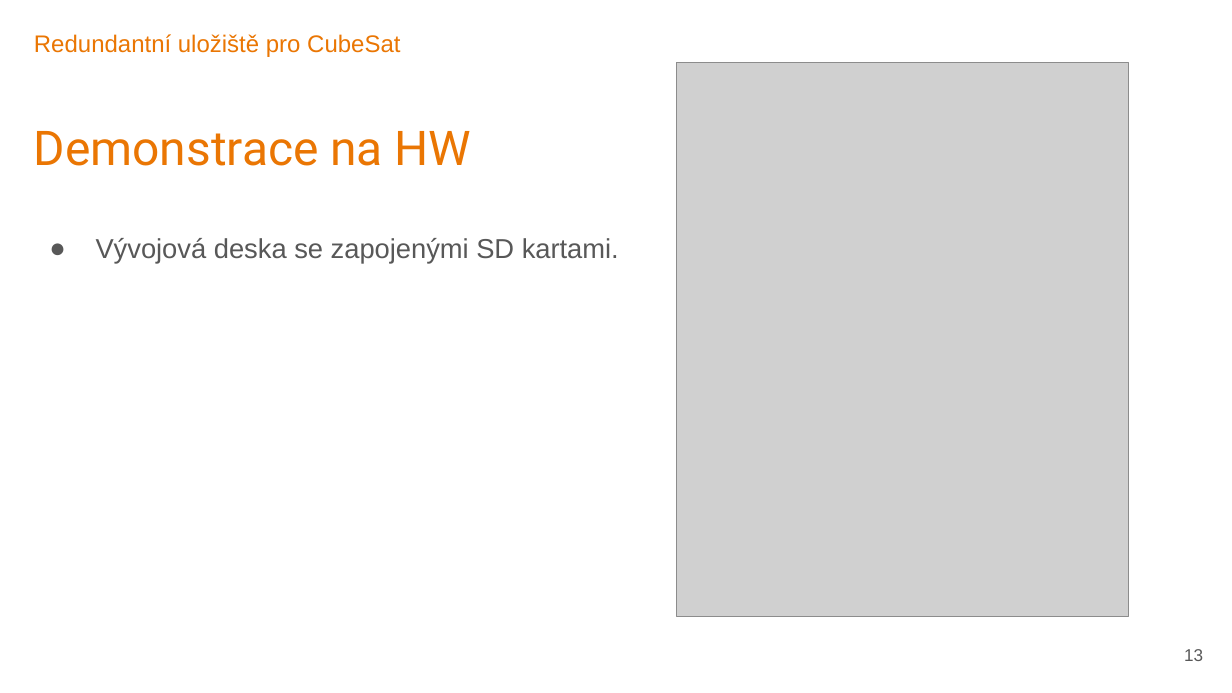
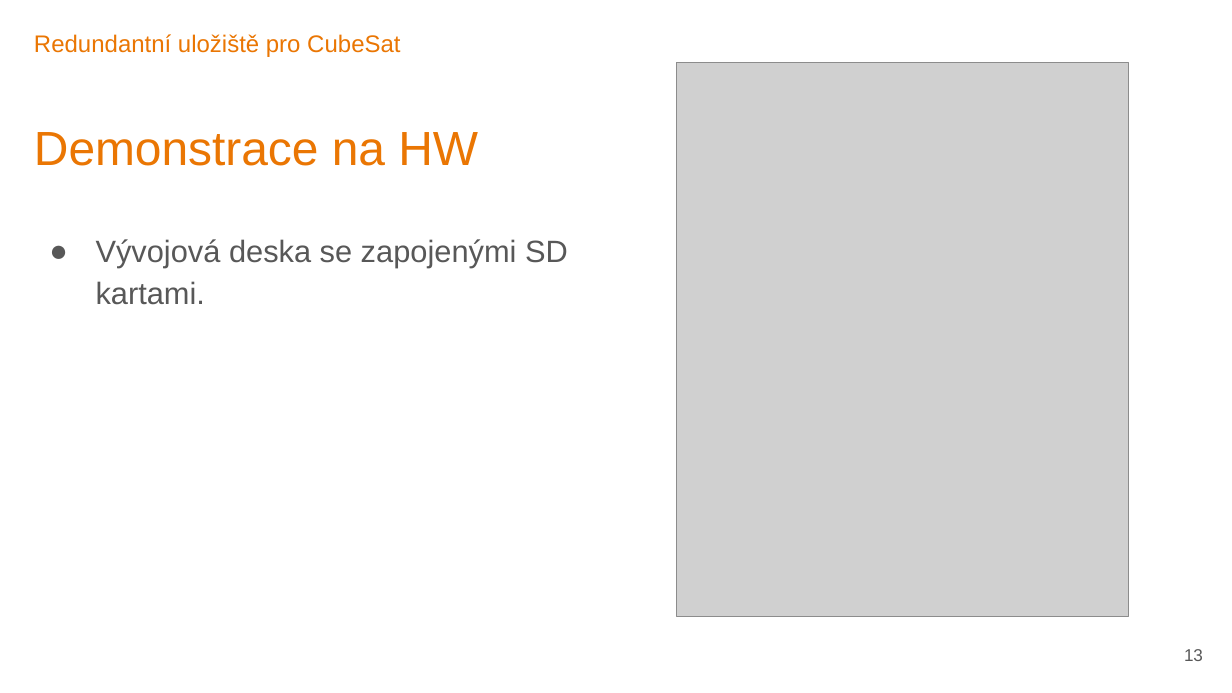
Before and after one commit to TUL-IT-2020/DSI-Diplomovy_seminar, a slide deck: slide 13 of Körner-Obhajoba_na_nečisto.pptx. Drawn at 1232x693 pixels with LibreOffice and Linux fonts; fonts in the diff are those of the drawing; grey boxes stand for pictures; background and template pictures are left out. Boxes give left, top, right and bottom in pixels: in the first picture for what was removed or moved away, otherwise in the second. Text is boxed around its words. In the diff, an @@ line names an element or a change of style, - is before the commit and + after.

```diff
--- a/Körner-Obhajoba_na_nečisto.pptx
+++ b/Körner-Obhajoba_na_nečisto.pptx
@@ title "Demonstrace na HW" at [34, 132, 478, 166]: font Roboto to Arial @@
@@ text "Vývojová deska se zapojenými SD ..." at [96, 239, 568, 305]: size 16 to 18 pt; line spacing 1.15 to 1.14; less space between paragraphs @@
```
Also in this commit, not shown: 14 other slides changed, 1 other file.
